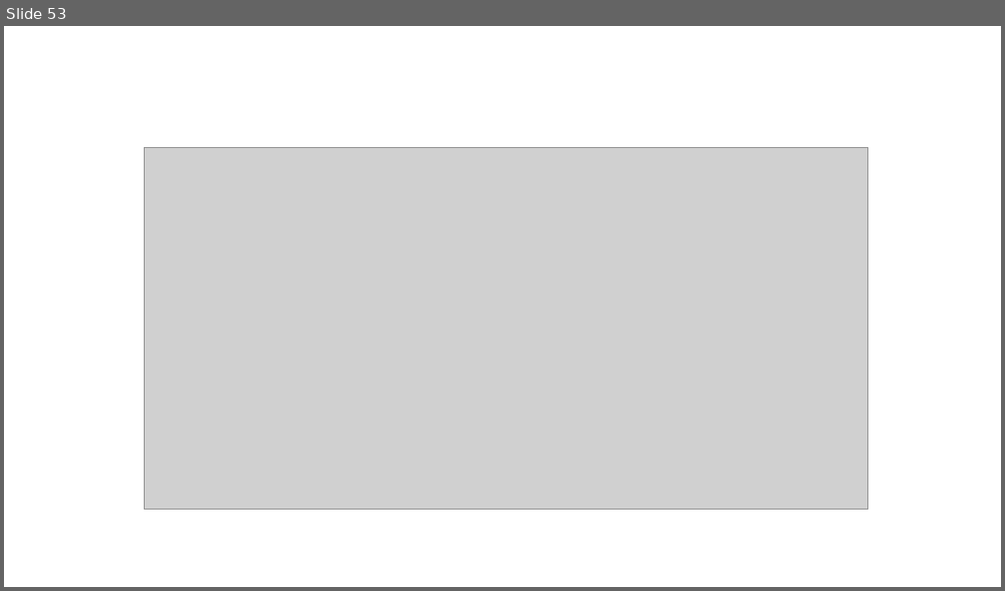
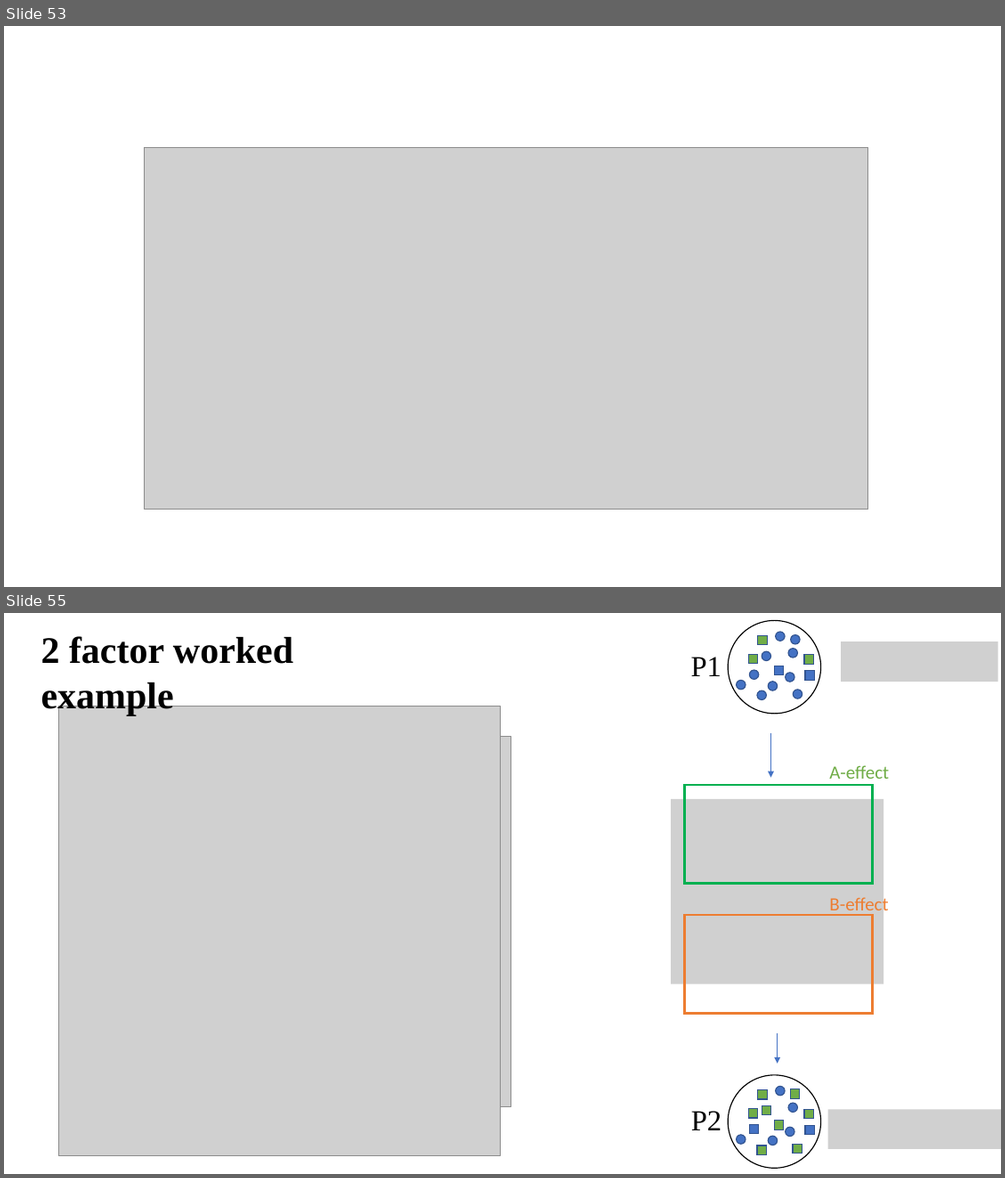
Before and after one commit to benmatthewsed/sgsss_std_decomp, a slide deck: images/pres1.pptx. Shown one above the other, each under a label of ours: slide 53 before the commit, slides 53 and 55 after it; the slides between them are not shown. The pictures are 1005x591 and 1005x1178 pixels, drawn with LibreOffice and Linux fonts; fonts in the diff are those of the drawing; grey boxes stand for pictures. Boxes give left, top, right and bottom in pixels: in the first picture for what was removed or moved away, otherwise in the second. Text is boxed around its words. In the diff, an @@ line names an element or a change of style, - is before the commit and + after.

```diff
--- a/images/pres1.pptx
+++ b/images/pres1.pptx
@@ slide 55 added at [4, 613, 1001, 1174], background #FFFFFF @@
@@ text added at [41, 636, 293, 715], 36 pt, text #000000, bold @@
+2 factor worked example
@@ group added at [691, 620, 821, 714]: 11 ellipses, 5 rectangles, 1 text @@
+P1
@@ picture added at [841, 641, 998, 682] @@
@@ picture added at [58, 706, 501, 1156] @@
@@ picture added at [86, 736, 511, 1107] @@
@@ arrow added from (771, 732) to (771, 778), #4472C4 0.5 pt @@
@@ group added at [685, 765, 889, 1013]: 2 rectangles, 2 texts @@
+B-effect
+A-effect
@@ picture added at [671, 799, 884, 984] @@
@@ arrow added from (777, 1032) to (777, 1063), #4472C4 0.5 pt @@
@@ group added at [691, 1075, 821, 1167]: 10 rectangles, 6 ellipses, 1 text @@
+P2
@@ picture added at [828, 1110, 1001, 1149] @@
```
Also in this commit, not shown: 1 other slide added, 9 other files.
